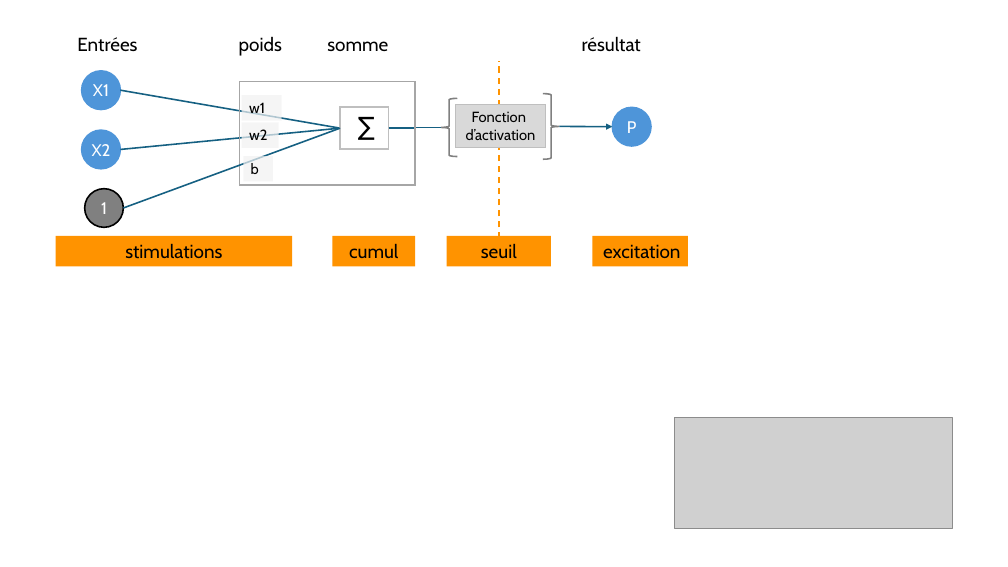
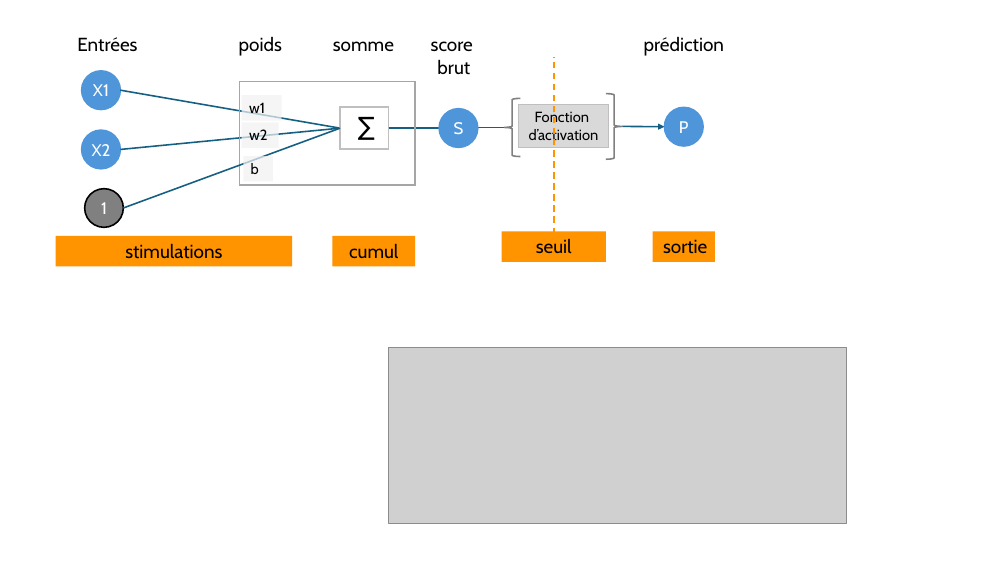
Before and after one commit to pirelaurent/IA_boite_blanche, a slide deck: slide 2 of outillage.pptx. Drawn at 1008x567 pixels with LibreOffice and Linux fonts; fonts in the diff are those of the drawing; grey boxes stand for pictures. Boxes give left, top, right and bottom in pixels: in the first picture for what was removed or moved away, otherwise in the second. Text is boxed around its words. In the diff, an @@ line names an element or a change of style, - is before the commit and + after.

```diff
--- a/outillage.pptx
+++ b/outillage.pptx
@@ text "somme": place and size @@
-text "somme" at (327,41,388,51)
+text "somme" at (333,41,394,51)
@@ text added at (431,41,473,75), 18 pt, text #000000 @@
+score
+brut
@@ line moved from (499, 238) - (499, 61) to (554, 234) - (554, 57) @@
@@ text at (644,37,724,56): text changed @@
-résultat
+prédiction
@@ ellipse added at (439,109,478,147), fill #4E95D9, outline #4E95D9 1.5 pt, 16 pt, text #FFFFFF @@
+S
@@ 1 rectangle, 1 left brace, 1 right brace: place and size @@
-1 rectangle, 1 left brace, 1 right brace at (441,94,560,160)
+1 rectangle, 1 left brace, 1 right brace at (504,94,623,160)
@@ ellipse "P": place and size @@
-ellipse "P" at (613,107,651,146)
+ellipse "P" at (665,107,703,146)
@@ elbow line moved from (389, 129) - (441, 128) to (389, 129) - (504, 128) @@
@@ arrow moved from (560, 126) - (613, 127) to (622, 126) - (665, 127) @@
@@ rectangle "seuil": place and size @@
-rectangle "seuil" at (447,236,551,266)
+rectangle "seuil" at (501,231,606,262)
@@ rectangle "sortie": place and size @@
-rectangle "sortie" at (593,236,689,266)
+rectangle "sortie" at (653,231,715,262)
@@ text in rectangle at (663,239,707,254): text changed @@
-excitation
+sortie
@@ picture added at (389,347,847,523) @@
@@ picture removed at (675,417,953,528) @@
```
Also in this commit, not shown: 28 other files.
